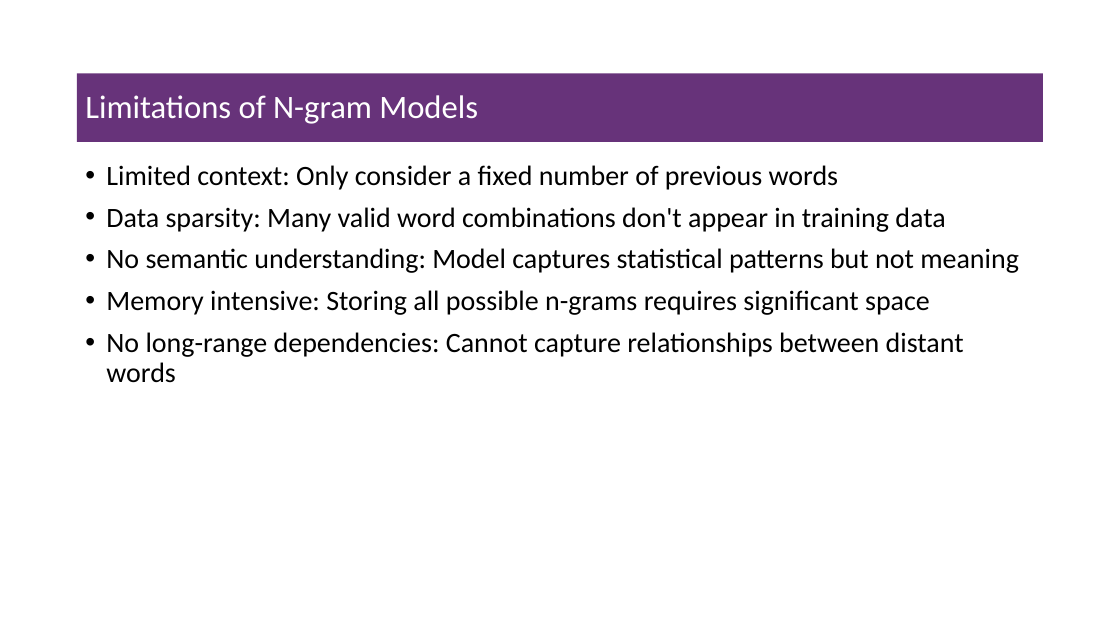
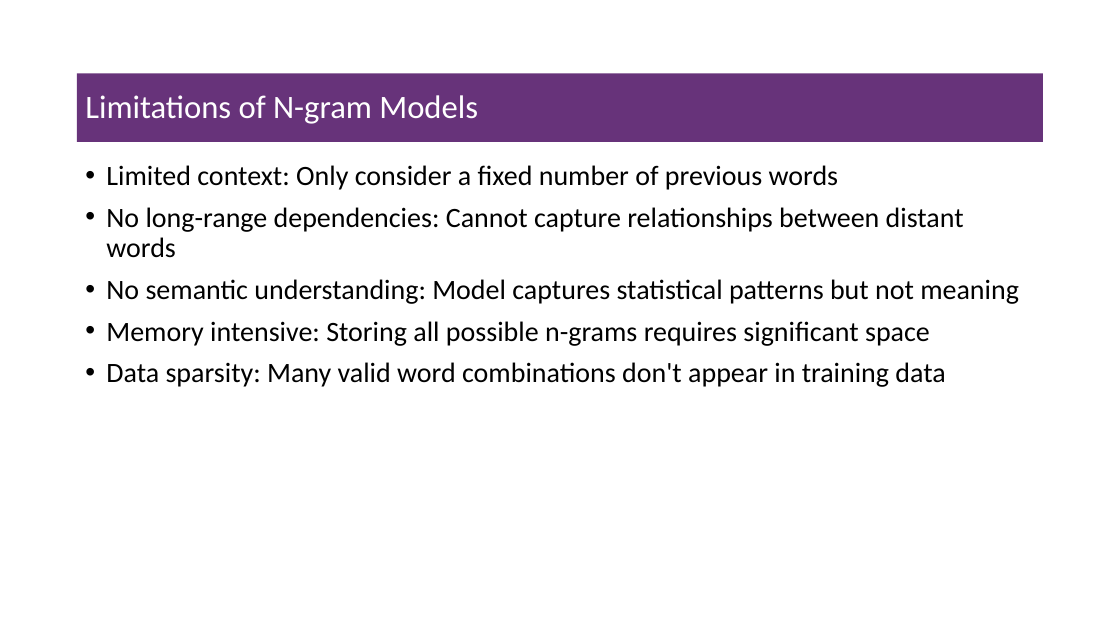
Before and after one commit to msfasha/307307-BI-Methods, a slide deck: slide 36 of 20242-NLP-LLM/lecture notes/Part 1 - Introduction to NLP/1-introduction to NLP.pptx (slide 33 before the commit). Drawn at 1120x630 pixels with LibreOffice and Linux fonts; fonts in the diff are those of the drawing; background and template pictures are left out. Boxes give left, top, right and bottom in pixels: in the first picture for what was removed or moved away, otherwise in the second. Text is boxed around its words. In the diff, an @@ line names an element or a change of style, - is before the commit and + after.

```diff
--- a/20242-NLP-LLM/lecture notes/Part 1 - Introduction to NLP/1-introduction to NLP.pptx
+++ b/20242-NLP-LLM/lecture notes/Part 1 - Introduction to NLP/1-introduction to NLP.pptx
@@ text at (106, 207, 964, 258): text changed @@
-• Data sparsity: Many valid word combinations don't appear in training data
+• No long-range dependencies: Cannot capture relationships between distant words
@@ text at (106, 362, 945, 387): text changed @@
-• No long-range dependencies: Cannot capture relationships between distant words
+• Data sparsity: Many valid word combinations don't appear in training data
```
Also in this commit, not shown: 3 other slides changed, 2 slides added, 7 other files.
